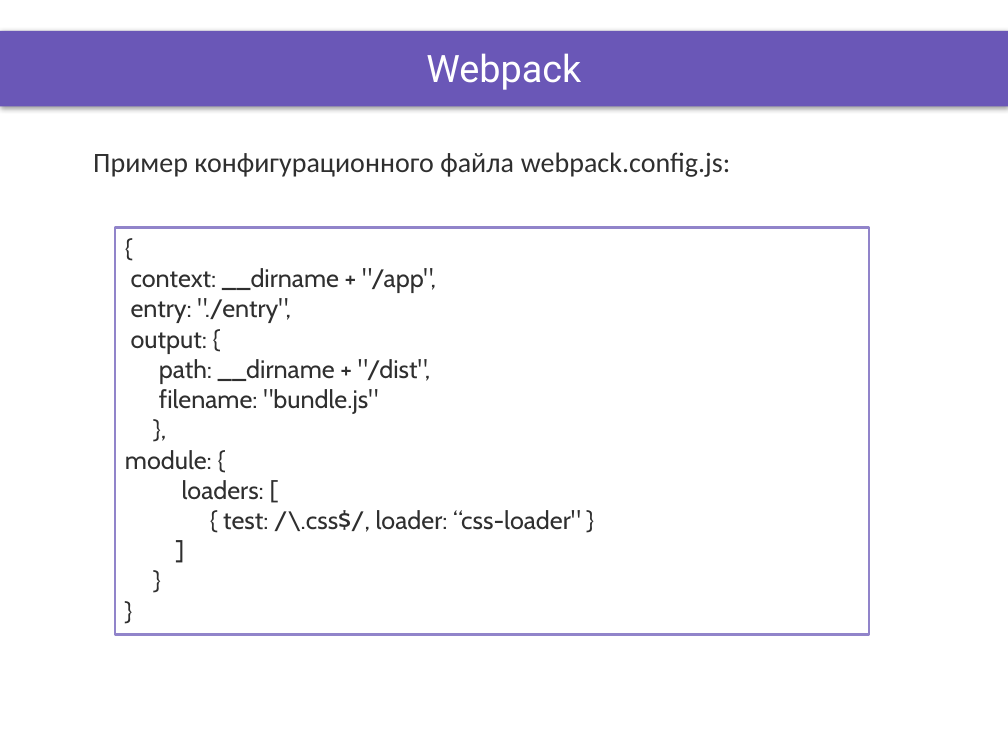
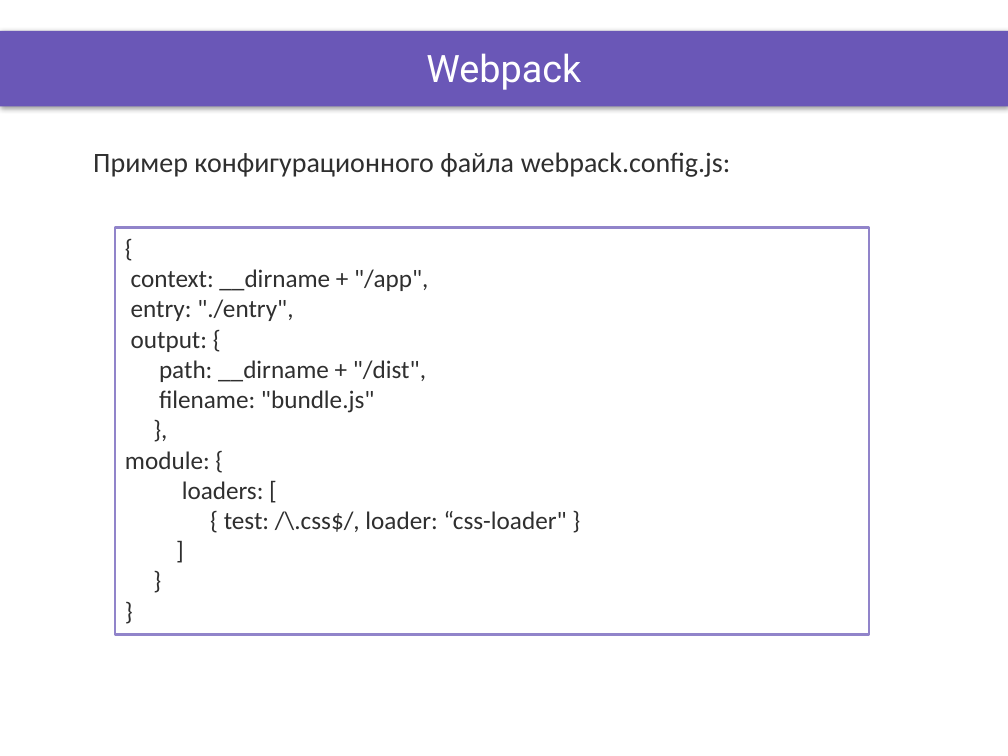
Before and after one commit to DinamickaDevelopment/ignite, a slide deck: slide 5 of ReactJS/lesson_23/Presentation/module_bundlers.pptx. Drawn at 1008x756 pixels with LibreOffice and Linux fonts; fonts in the diff are those of the drawing; background and template pictures are left out. Boxes give left, top, right and bottom in pixels: in the first picture for what was removed or moved away, otherwise in the second. Text is boxed around its words. In the diff, an @@ line names an element or a change of style, - is before the commit and + after.

```diff
--- a/ReactJS/lesson_23/Presentation/module_bundlers.pptx
+++ b/ReactJS/lesson_23/Presentation/module_bundlers.pptx
@@ rectangle "{" at bbox=[115, 227, 869, 634]: font Cabin to Calibri @@
```
Also in this commit, not shown: 1 other slide changed, 29 other files.
